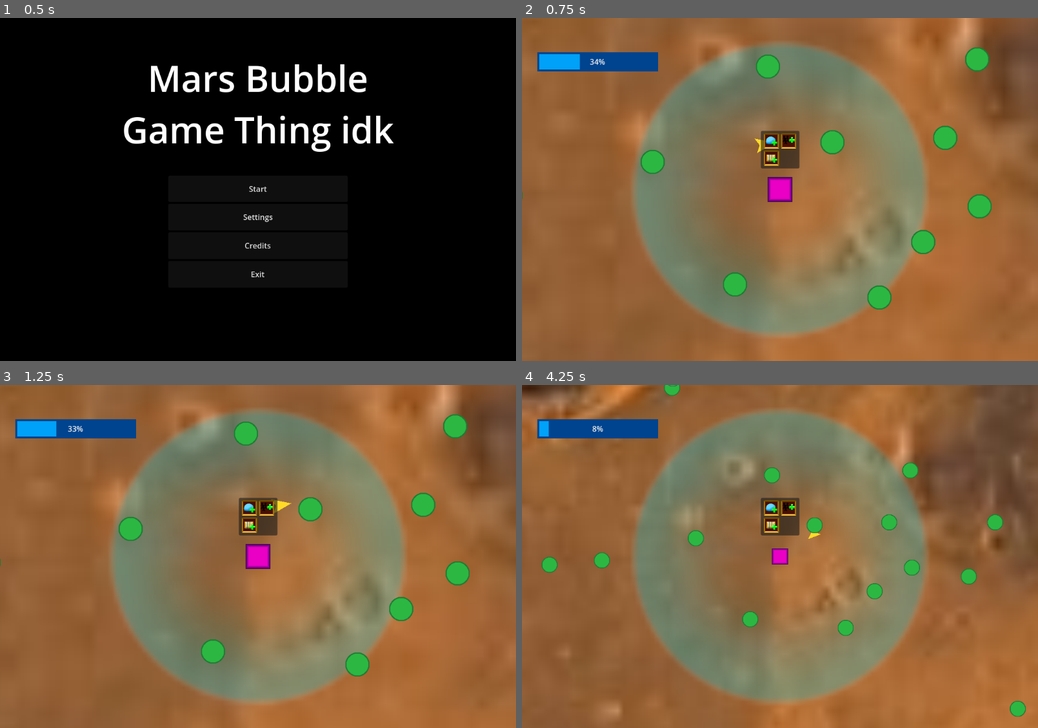
Above: before the commit, frames 1-4 (two rows, left to right).
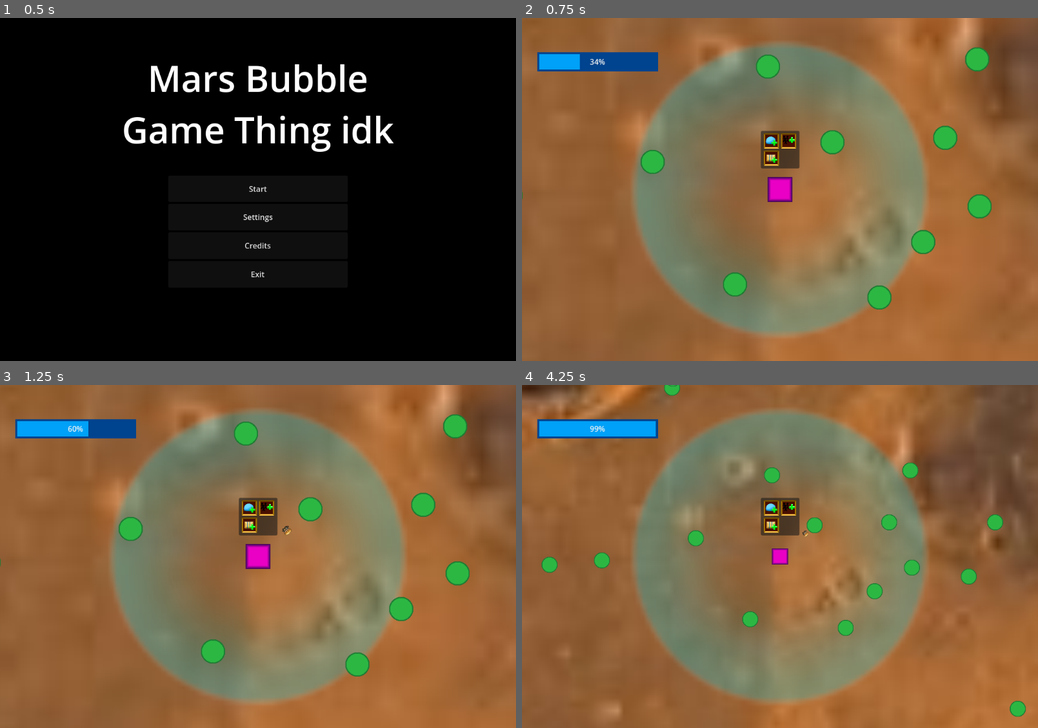
Above: after the commit, the same moments.

Repository: Fach01/Bopulation-Bubble-Beyond
Game: Godot game, scene res://Scenes/Main Menu.tscn
Same seed, same stepped clock (60 frames per second), same inputs: the game is played once before the commit and once after it.
Inputs (mouse positions are in pixels of both pictures, inside the frame that each line leads up to):
- Up to frame 1 (0.5 s): no input
- Up to frame 2 (0.75 s): click "Start" at 0.5 s
- Up to frame 3 (1.25 s): no input
- Up to frame 4 (4.25 s): click (769, 508) at 1.25 s; click (790, 508) at 2 s; click (769, 525) at 2.75 s; click (769, 508) at 3.5 s

Frame 1 is identical in both runs. In frame 2, less than 0.1% of the frame differs, in the area x 45-47%, y 35-40%; in frame 3, 0.4%; in frame 4, 1.0%, in the area x 5-58%, y 10-45%.

Commit message:
fixed halt when shield doesn't contain resources

Diff:
--- a/Objects/unit.tscn
+++ b/Objects/unit.tscn
@@ -5,11 +5,4 @@
 [node name="Unit" type="Node2D"]
 scale = Vector2(0.65625, 0.65625)
 script = ExtResource("1_xuv4b")
-speed = 200.0
-
-[node name="Polygon2D" type="Polygon2D" parent="."]
-position = Vector2(-21.3333, -35.0476)
-rotation = 1.57079
-scale = Vector2(9.5, 9.976)
-color = Color(1, 0.86, 0.16, 1)
-polygon = PackedVector2Array(0, 0, -3.04762, 1.52381, 0, -6.09524, 3.04762, 1.52381)
+speed = 2000.0
--- a/Scenes/Game Scene.tscn
+++ b/Scenes/Game Scene.tscn
@@ -8,6 +8,7 @@
 [ext_resource type="Texture2D" uid="uid://diynp1cg5pq64" path="res://Assets/Textures/Mars.jpg" id="5_ppkt8"]
 [ext_resource type="ButtonGroup" uid="uid://f4soss1gceil" path="res://Objects/Store Button Group.tres" id="6_5twy6"]
 [ext_resource type="Texture2D" uid="uid://dgiyepu4djsgl" path="res://Assets/Textures/GetWorkers.png" id="7_8vim0"]
+[ext_resource type="Texture2D" uid="uid://btm0rd0oefbcr" path="res://Assets/Textures/worker sprite.png" id="7_lp43u"]
 [ext_resource type="Texture2D" uid="uid://0nrsfc17c5i2" path="res://Assets/Textures/Storage upgrade.png" id="8_w2021"]
 [ext_resource type="PackedScene" uid="uid://db77epk0eacdi" path="res://Objects/lose_screen.tscn" id="10_va2wc"]
 
@@ -31,6 +32,12 @@
 fill = 2
 fill_from = Vector2(0.5, 0.5)
 fill_to = Vector2(0.5, 0)
+
+[sub_resource type="QuadMesh" id="QuadMesh_eurxp"]
+size = Vector2(32, 32)
+
+[sub_resource type="MultiMesh" id="MultiMesh_w7il5"]
+mesh = SubResource("QuadMesh_eurxp")
 
 [sub_resource type="StyleBoxFlat" id="StyleBoxFlat_d74re"]
 bg_color = Color(0, 0.261304, 0.555395, 1)
@@ -64,7 +71,7 @@
 scale = Vector2(10, 10)
 texture = SubResource("GradientTexture2D_2xryy")
 
-[node name="Home Base" type="Sprite2D" parent="." node_paths=PackedStringArray("shield", "camera", "UI_parent")]
+[node name="Home Base" type="Sprite2D" parent="." node_paths=PackedStringArray("shield", "camera", "UI_parent", "unit_instancer")]
 texture = SubResource("GradientTexture2D_73ndl")
 script = ExtResource("3_t5err")
 unit_cost = 40.0
@@ -74,12 +81,12 @@
 camera = NodePath("../Camera2D")
 UI_parent = NodePath("../HUD/AspectRatioContainer/Control2")
 lose_screen = ExtResource("10_va2wc")
+unit_instancer = NodePath("MultiMeshInstance2D")
 unit_scene = ExtResource("5_j3rfs")
 
-[node name="Unit8" parent="." node_paths=PackedStringArray("resource_manager", "home_base") instance=ExtResource("5_j3rfs")]
-position = Vector2(-71, -88)
-resource_manager = NodePath("../Resource Manager")
-home_base = NodePath("../Home Base")
+[node name="MultiMeshInstance2D" type="MultiMeshInstance2D" parent="Home Base"]
+multimesh = SubResource("MultiMesh_w7il5")
+texture = ExtResource("7_lp43u")
 
 [node name="HUD" type="CanvasLayer" parent="."]
 
--- a/Scripts/home_base.gd
+++ b/Scripts/home_base.gd
@@ -12,12 +12,17 @@
 @export var UI_parent : Control
 @export var lose_screen : PackedScene
 
+var units : Array[Unit]
+
+@export var unit_instancer : MultiMeshInstance2D
+
 var dead : bool
 
 
 signal changed_storage(max_storage : float)
 signal changed_resource(resources : float)
 signal pop
+signal bubble_upgraded
 
 
 @export var unit_scene : PackedScene
@@ -30,7 +35,12 @@
 	if State.resource <= 0:
 		pop.emit()
 		summon_lose_screen()
+		unit_instancer.multimesh.instance_count = 0
+		units.clear()
 		dead = true
+
+	for i in unit_instancer.multimesh.instance_count:
+		unit_instancer.multimesh.set_instance_transform_2d(i, units[i].transform)
 
 func summon_lose_screen():
 	var node = lose_screen.instantiate()
@@ -44,6 +54,7 @@
 	State.resource -= _final_cost
 	recalc_bubble_scale()
 	recalc_camera_zoom()
+	bubble_upgraded.emit()
 	return true
 
 
@@ -62,12 +73,18 @@
 	recalc_bubble_scale()
 	recalc_camera_zoom()
 
+
+
+	spawn_units(1)
+
 func spawn_units(amount : int):
 	for i in amount:
 		var new_unit : Unit = unit_scene.instantiate()
 		new_unit.home_base = self
 		new_unit.resource_manager = get_parent().find_child("Resource Manager")
 		get_parent().add_child.call_deferred(new_unit)
+		units.append(new_unit)
+		unit_instancer.multimesh.instance_count += 1
 
 func buy_units(amount : int, buy_max : bool = true):
 	if buy_max:
--- a/Scripts/unit.gd
+++ b/Scripts/unit.gd
@@ -20,28 +20,29 @@
 	# print("selecting new node")
 	current_target = null
 	var dist : float = TYPE_MAX
+	while current_target == null:
+		for a in resource_manager.get_children():
+			if a.is_queued_for_deletion() || pow(State.bubble_init_scale * pow(State.spawn_radius_multiplier, State.bubble_level),2) * 1024 < Vector2.ZERO.distance_squared_to(a.global_position): continue
 
-	for a in resource_manager.get_children():
-		if a.is_queued_for_deletion() || pow(State.bubble_init_scale * pow(State.spawn_radius_multiplier, State.bubble_level),2) * 1024 < Vector2.ZERO.distance_squared_to(a.global_position): continue
+			if current_target == null:
+				current_target = a
+				dist = global_position.distance_squared_to(a.global_position) + randf_range(-30,30)
+			else:
+				var new_dist = global_position.distance_squared_to(a.global_position)
+				if dist > new_dist:
+					current_target = a
+					dist = new_dist
 
 		if current_target == null:
-			current_target = a
-			dist = global_position.distance_squared_to(a.global_position) + randf_range(-30,30)
-		else:
-			var new_dist = global_position.distance_squared_to(a.global_position)
-			if dist > new_dist:
-				current_target = a
-				dist = new_dist
+			print("oof")
+			await home_base.bubble_upgraded
 
-	if current_target == null:
-		await get_tree().create_timer(randf() * 0.5).timeout
-		select_new_node()
-		return
+	await get_tree().create_timer(randf() * 0.5).timeout
 
 
 func fetch_resource():
 	while current_target == null:
-		select_new_node()
+		await select_new_node()
 	look_at(current_target.global_position)
 
 	tween = create_tween()
@@ -59,7 +60,7 @@
 
 	if current_target == null:
 		await get_tree().process_frame
-		select_new_node()
+		await select_new_node()
 		fetch_resource()
 
 	carrying = (current_target as ResourceNode).Take_Resource()
Binary file added: Assets/Textures/worker sprite.png
Not shown, added: Assets/Textures/worker sprite.png.import
Not shown: 1 places in Scenes/Game Scene.tscn that only renumber resources
